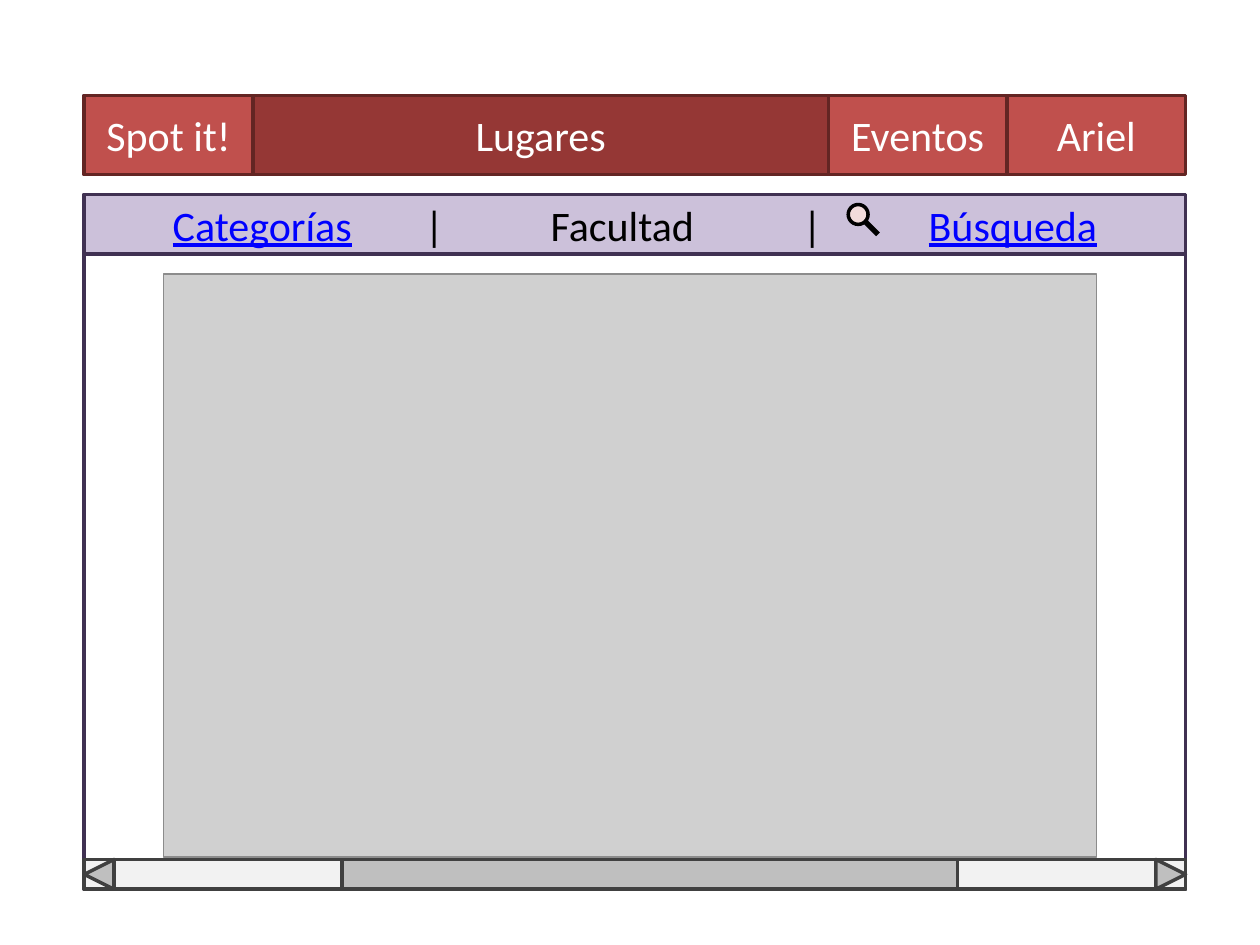
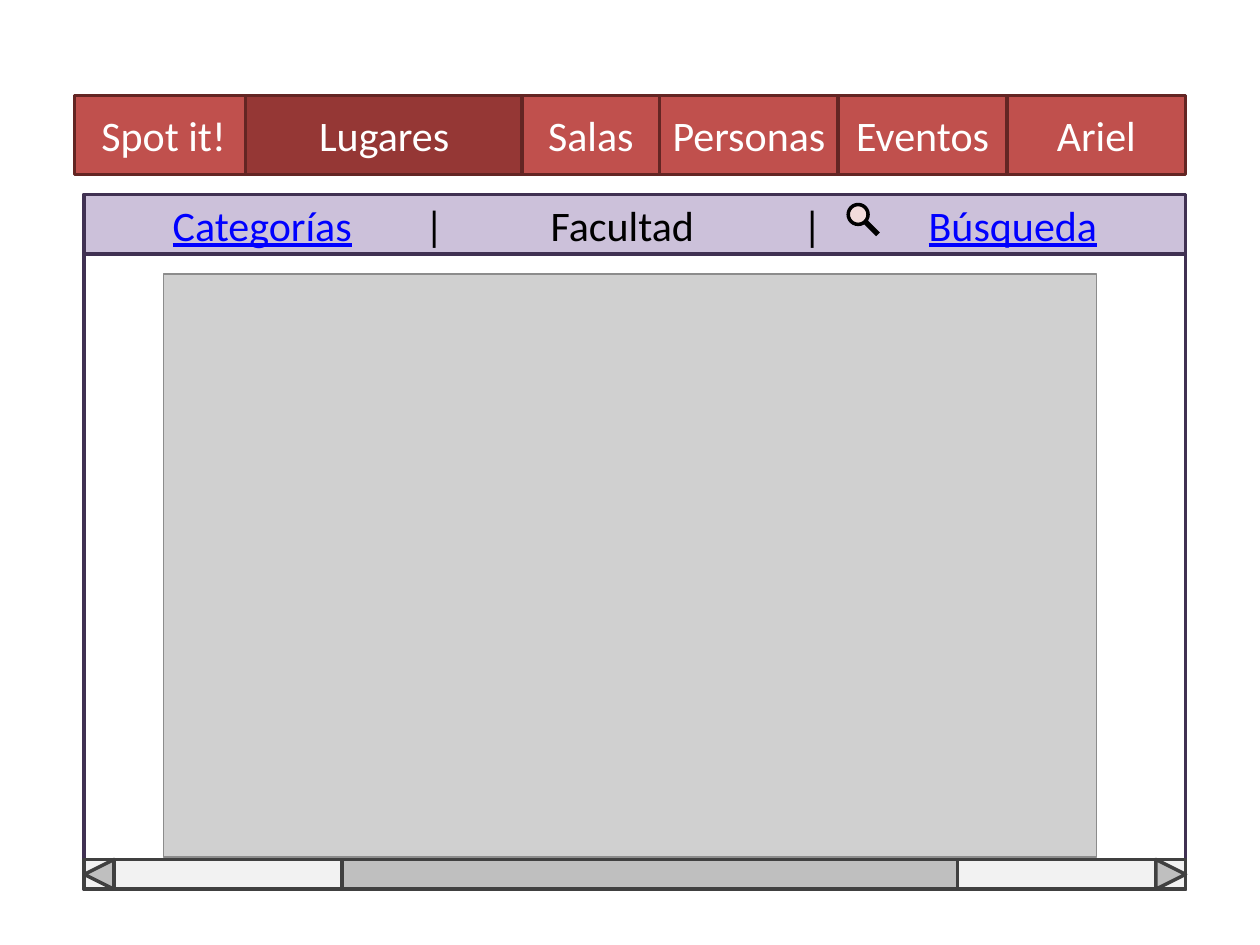
Before and after one commit to Ariel-Perez/Spot-It, a slide deck: slide 3 of Diseño/Spot it - Boceto de Interfaz.pptx. Drawn at 1260x945 pixels with LibreOffice and Linux fonts; fonts in the diff are those of the drawing; grey boxes stand for pictures. Boxes give left, top, right and bottom in pixels: in the first picture for what was removed or moved away, otherwise in the second. Text is boxed around its words. In the diff, an @@ line names an element or a change of style, - is before the commit and + after.

```diff
--- a/Diseño/Spot it - Boceto de Interfaz.pptx
+++ b/Diseño/Spot it - Boceto de Interfaz.pptx
@@ rectangle "Spot it!": place and size @@
-rectangle "Spot it!" at box(84, 96, 253, 175)
+rectangle "Spot it!" at box(74, 96, 253, 175)
@@ rectangle "Lugares": place and size @@
-rectangle "Lugares" at box(253, 96, 829, 175)
+rectangle "Lugares" at box(246, 96, 523, 175)
@@ rectangle added at box(522, 96, 659, 175), fill #C0504D, outline #632523 2 pt, 24 pt, text #FFFFFF @@
+Salas
@@ rectangle added at box(660, 96, 839, 175), fill #C0504D, outline #632523 2 pt, 24 pt, text #FFFFFF @@
+Personas
@@ rectangle "Eventos": place and size @@
-rectangle "Eventos" at box(828, 96, 1007, 175)
+rectangle "Eventos" at box(838, 96, 1007, 175)
```
Also in this commit, not shown: 3 other slides changed, 2 slides added.
